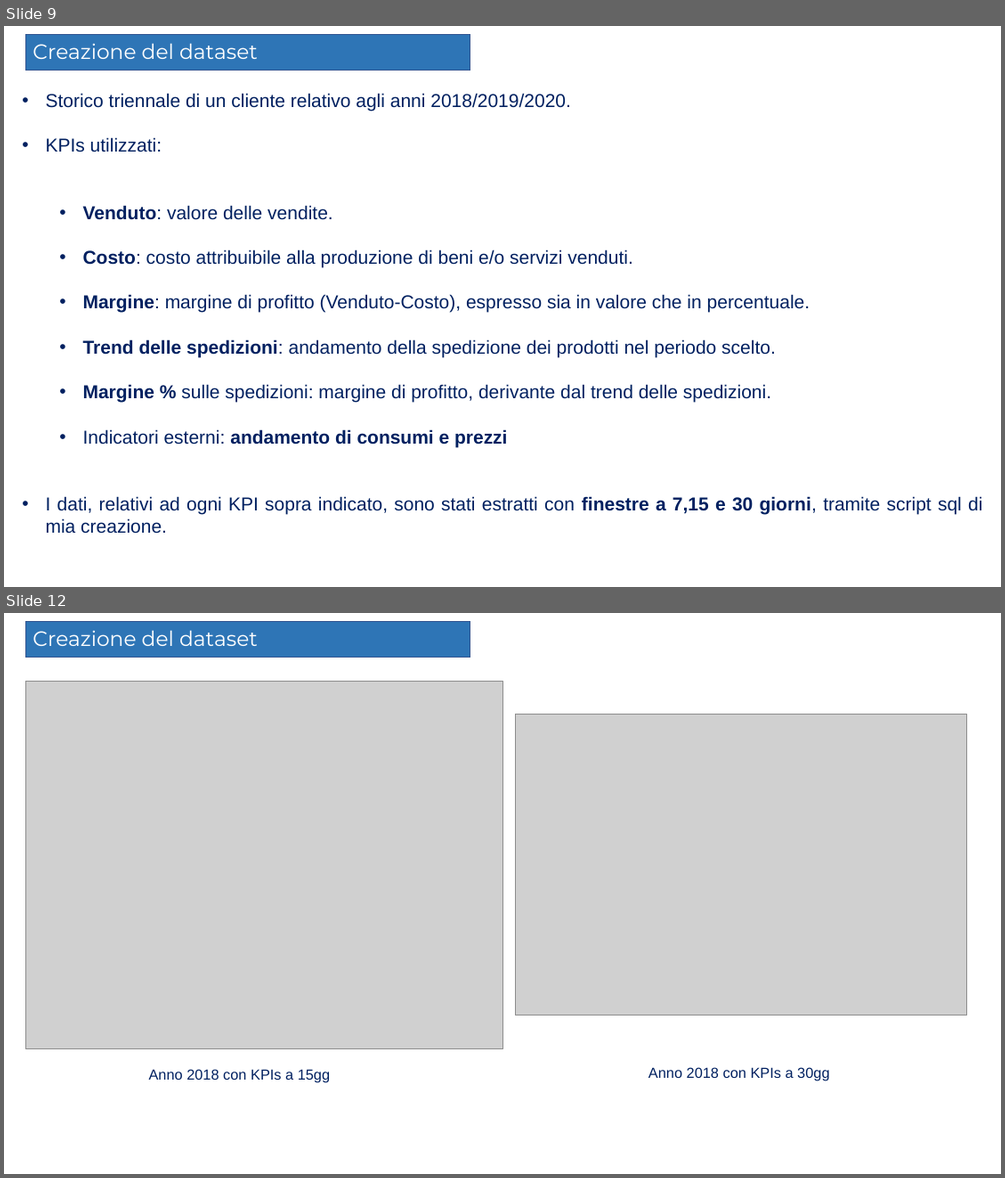
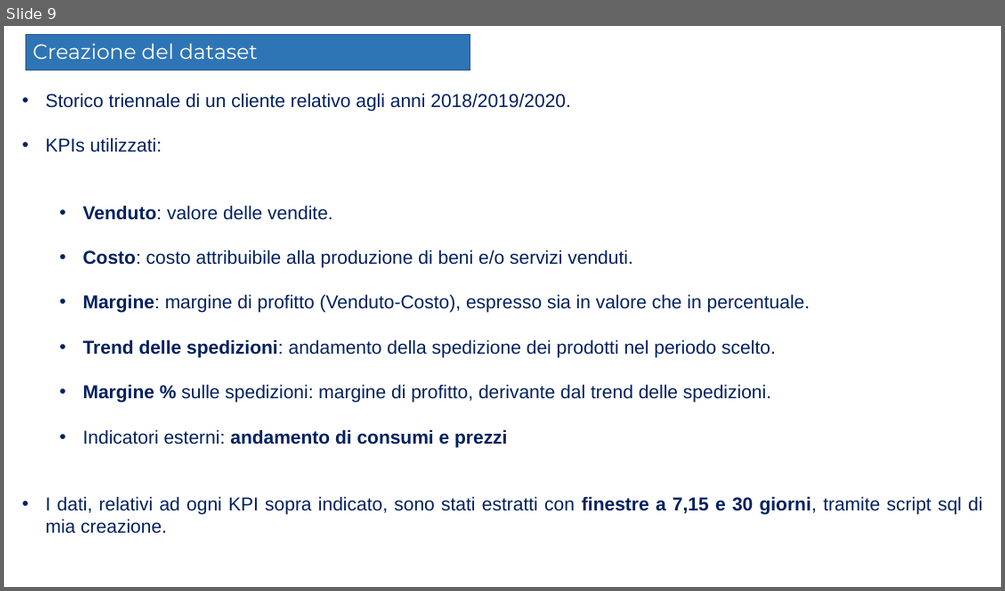
Before and after one commit to Elmaravilla7/Tesi, a slide deck: Presentazione204898.pptx. Shown one above the other, each under a label of ours: slides 9 and 12 before the commit, slide 9 after it; the slides between them are not shown. The pictures are 1005x1178 and 1005x591 pixels, drawn with LibreOffice and Linux fonts; fonts in the diff are those of the drawing; grey boxes stand for pictures. Boxes give left, top, right and bottom in pixels: in the first picture for what was removed or moved away, otherwise in the second. Text is boxed around its words. In the diff, an @@ line names an element or a change of style, - is before the commit and + after.

```diff
--- a/Presentazione204898.pptx
+++ b/Presentazione204898.pptx
@@ slide 12 removed at box(4, 613, 1001, 1174), background #FFFFFF @@
@@ rectangle removed at box(25, 621, 470, 657) @@
@@ text removed at box(32, 630, 258, 646) @@
-Creazione del dataset
@@ picture removed at box(25, 681, 502, 1049) @@
@@ picture removed at box(515, 714, 967, 1015) @@
@@ text removed at box(149, 1069, 330, 1083) @@
-  Anno 2018 con KPIs a 15gg
@@ text removed at box(648, 1067, 829, 1080) @@
-  Anno 2018 con KPIs a 30gg
```
Also in this commit, not shown: 4 slides changed, 1 slide added, 8 other slides removed.
